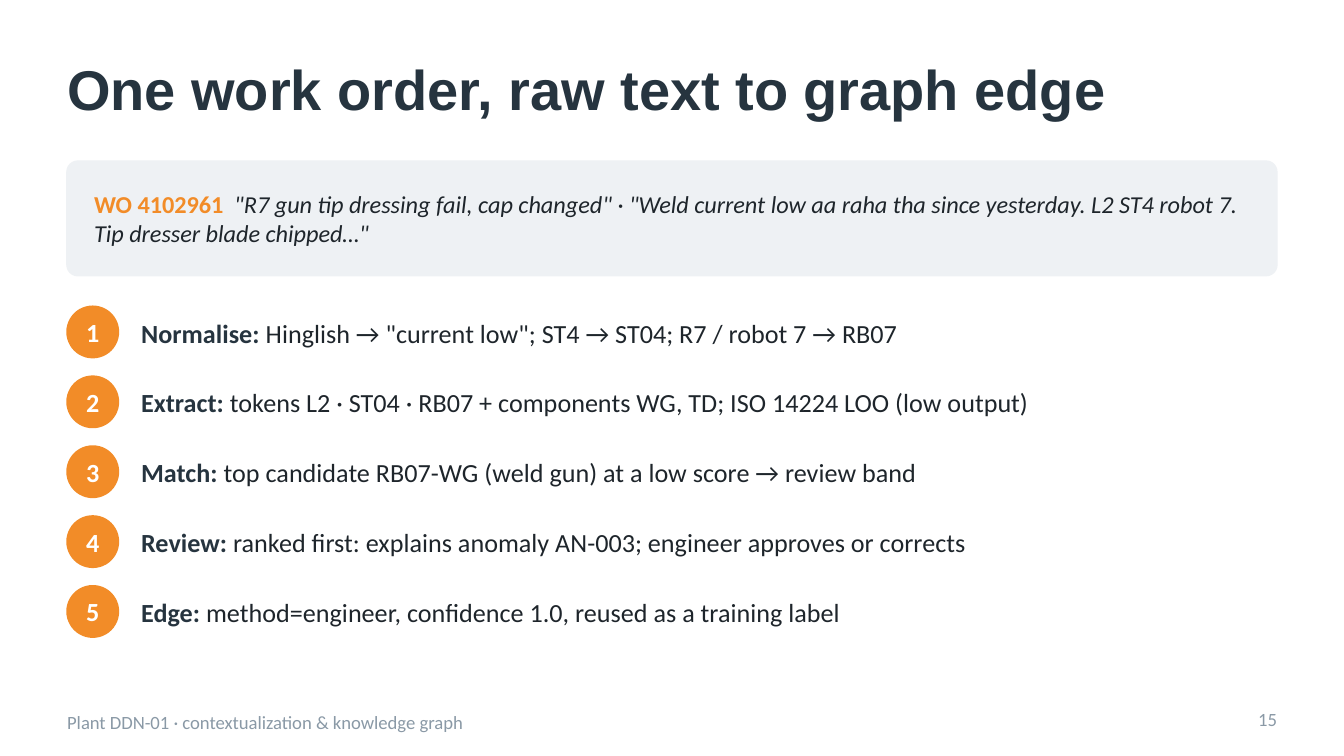
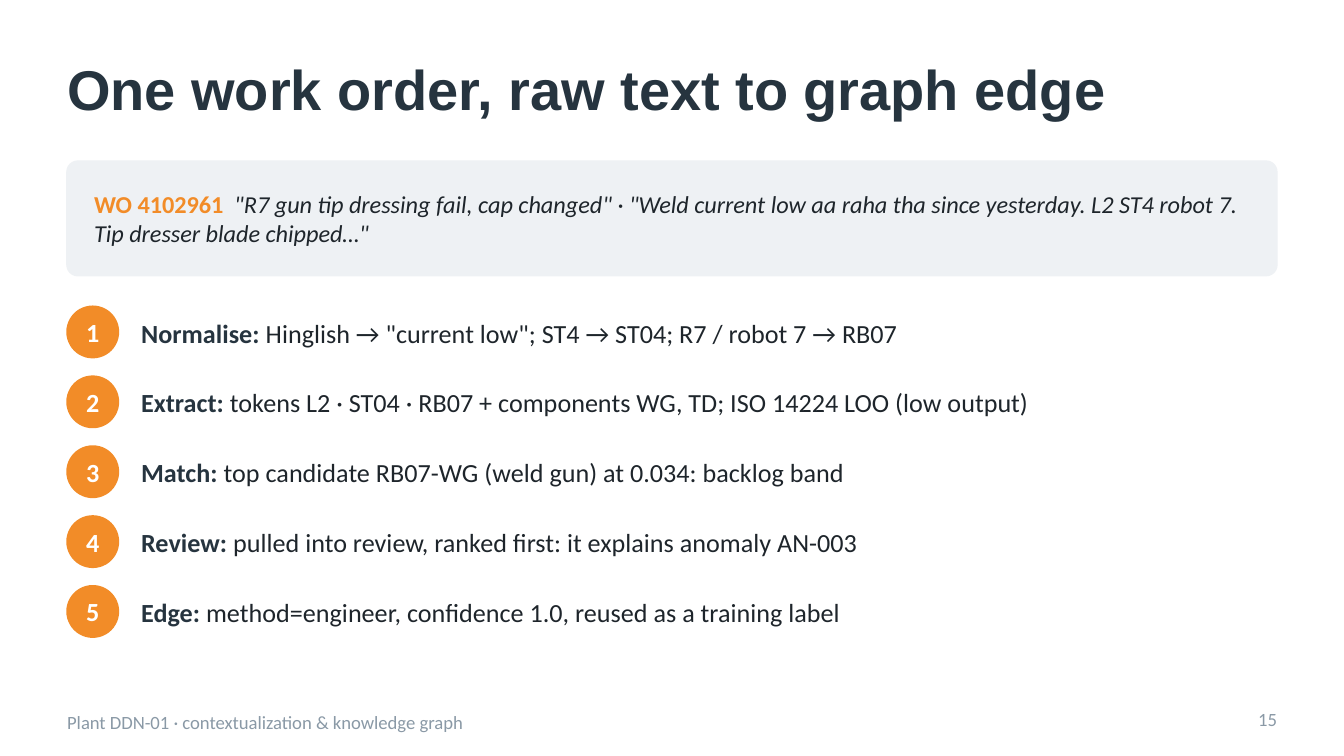
Before and after one commit to akashnegetive/Industrial-AI-Automobile-Manufacturing-Plant, a slide deck: slide 15 of slides/DDN01_interview.pptx. Drawn at 1344x756 pixels with LibreOffice and Linux fonts; fonts in the diff are those of the drawing. Boxes give left, top, right and bottom in pixels: in the first picture for what was removed or moved away, otherwise in the second. Text is boxed around its words. In the diff, an @@ line names an element or a change of style, - is before the commit and + after.

Commit message:
Three-band confidence gate and E3 link prediction (bonus)
- match_ml.thresholds(): backlog cut-off read from out-of-fold data (top candidate right <= 25%); work orders
  2,846 auto / 70 review / 52 backlog, tags no backlog (low scores were still right)
- Backlog work orders that explain an anomaly are pulled into review; review app gets a Backlog tab
- linkpred.py (E3): asset embeddings by aggregating approved links (GraphSAGE-style mean, no weights);
  hit@1 0.82, hard cases hit@3 0.75; backlog records routed to review with the top 3; SVD first try reported
- Matcher saves out-of-fold predictions for fair comparison; pipeline 18 steps; 102 tests
- Report (12 pages), README, slides (31) and docs updated

```diff
--- a/slides/DDN01_interview.pptx
+++ b/slides/DDN01_interview.pptx
@@ text at <box>141,463,844,487</box>: text changed @@
-Match: top candidate RB07-WG (weld gun) at a low score → review band
+Match: top candidate RB07-WG (weld gun) at 0.034: backlog band
@@ text at <box>141,533,857,557</box>: text changed @@
-Review: ranked first: explains anomaly AN-003; engineer approves or corrects
+Review: pulled into review, ranked first: it explains anomaly AN-003
```
Also in this commit, not shown: 4 other slides changed, 1 slide added, 22 other files.
